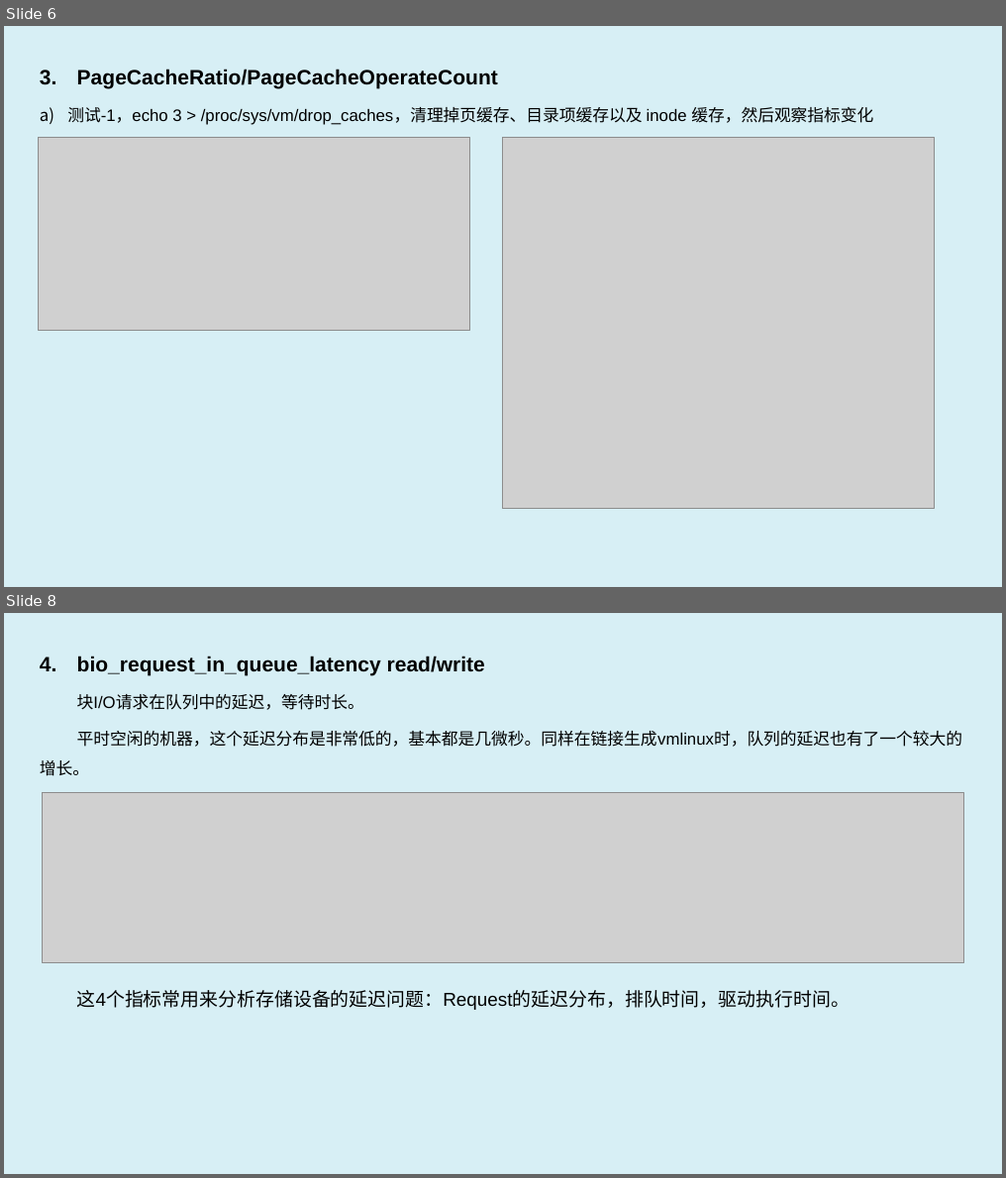
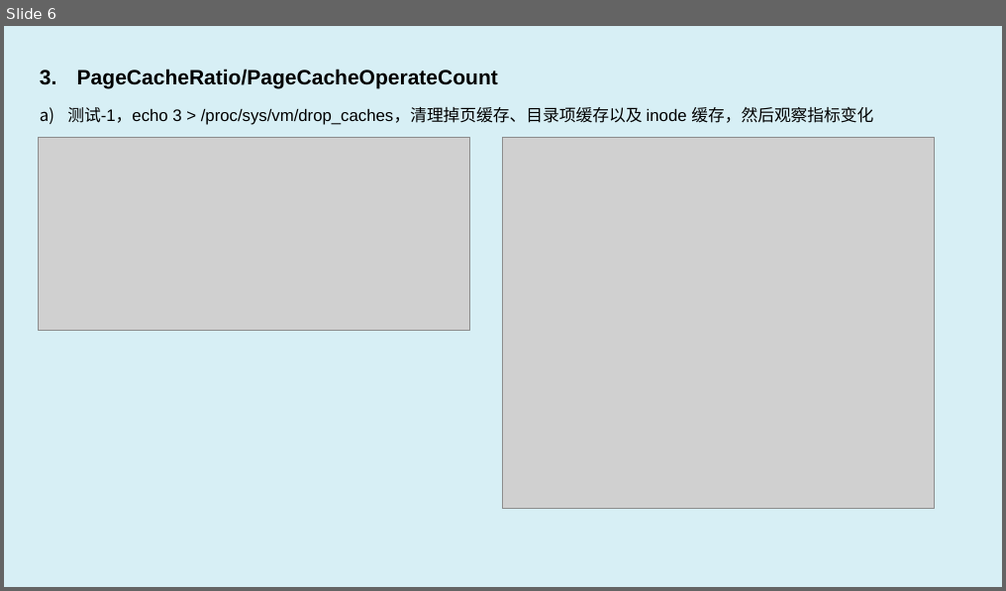
Before and after one commit to luxingwen/x-monitor, a slide deck: doc/x-monitor.eBPF Observe & Profiling.pptx. Shown one above the other, each under a label of ours: slides 6 and 8 before the commit, slide 6 after it; the slides between them are not shown. The pictures are 1006x1178 and 1006x591 pixels, drawn with LibreOffice and Linux fonts; fonts in the diff are those of the drawing; grey boxes stand for pictures. Boxes give left, top, right and bottom in pixels: in the first picture for what was removed or moved away, otherwise in the second. Text is boxed around its words. In the diff, an @@ line names an element or a change of style, - is before the commit and + after.

```diff
--- a/doc/x-monitor.eBPF Observe & Profiling.pptx
+++ b/doc/x-monitor.eBPF Observe & Profiling.pptx
@@ slide 8 removed at (4,613,1002,1174), background #D7EFF5 @@
@@ text removed at (40,656,962,1010) @@
-4. bio_request_in_queue_latency read/write
-块I/O请求在队列中的延迟，等待时长。
-平时空闲的机器，这个延迟分布是非常低的，基本都是几微秒。同样在链接生成vmlinux时，队列的延迟也有了一个较大的增长。
-这4个指标常用来分析存储设备的延迟问题：Request的延迟分布，排队时间，驱动执行时间。
@@ picture removed at (43,792,963,963) @@
```
Also in this commit, not shown: 3 slides changed, 3 slides added.
